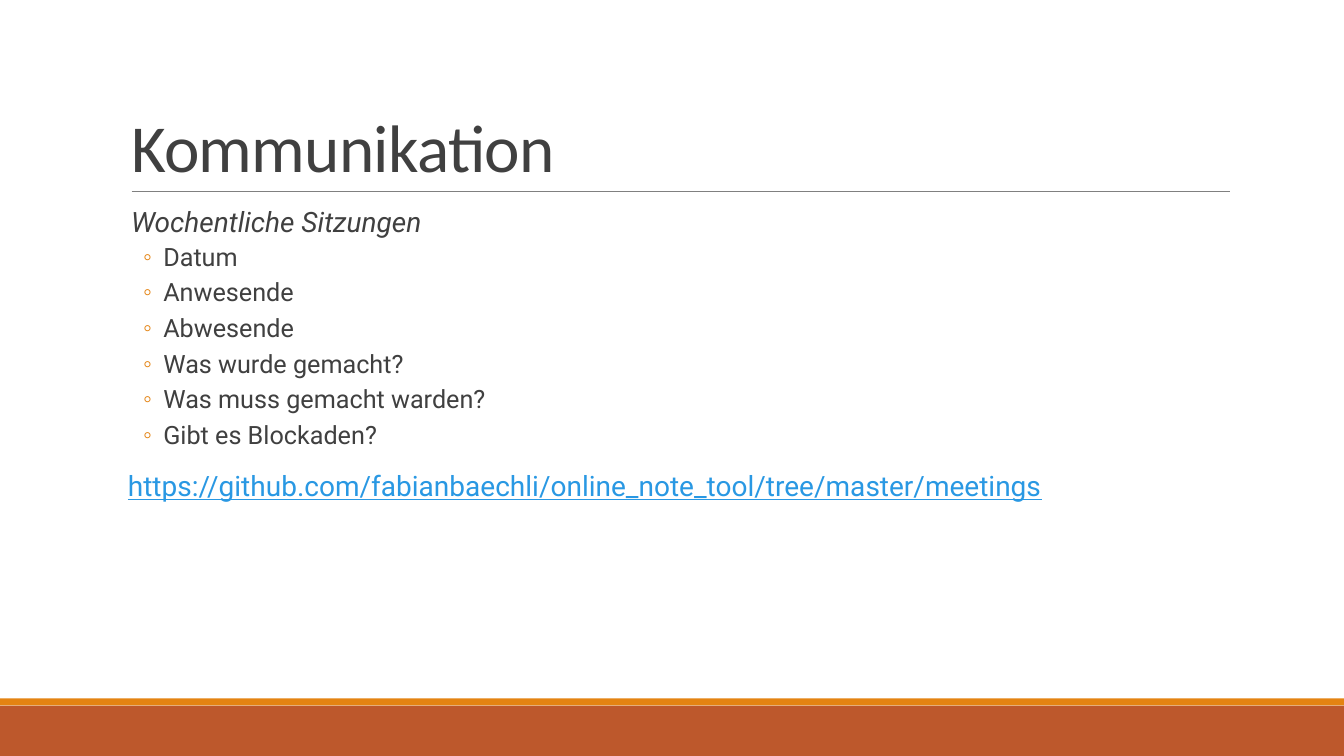
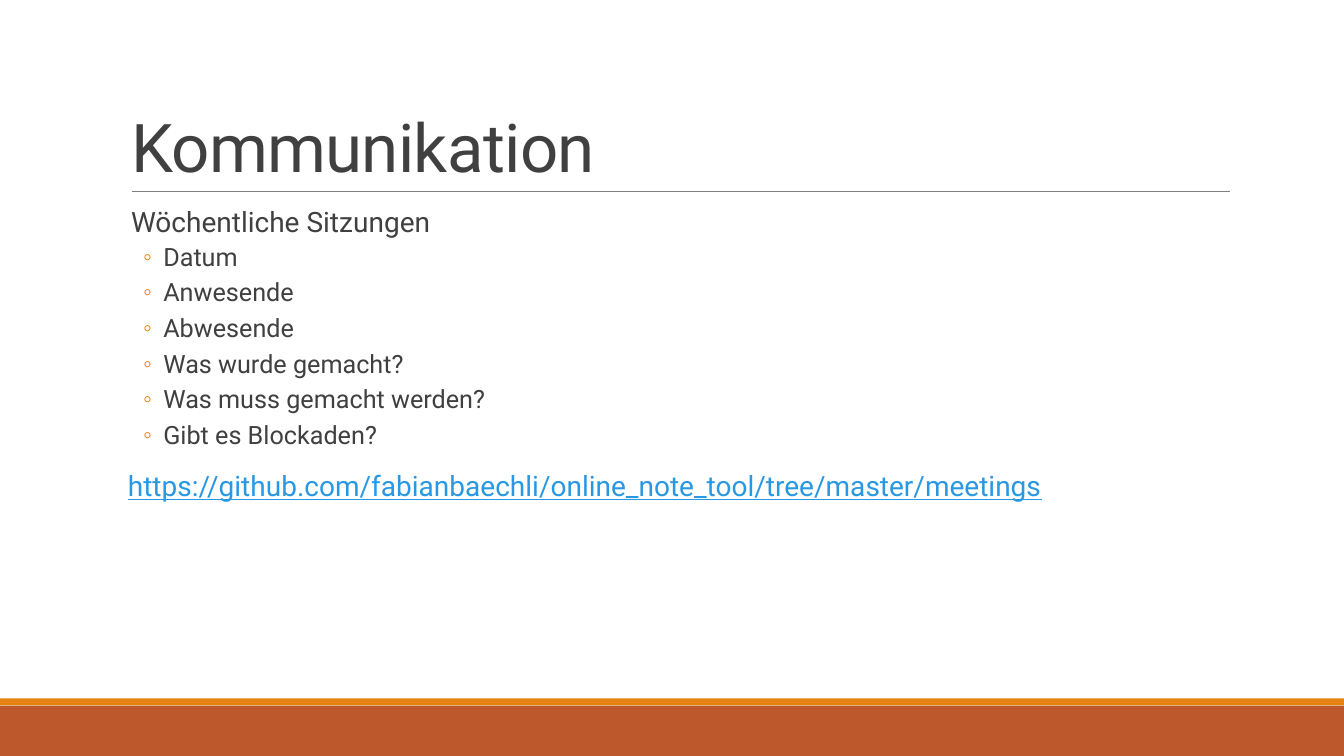
Before and after one commit to fabianbaechli/online_note_tool, a slide deck: slide 11 of Presentation/presentation_online_note_tool.pptx. Drawn at 1344x756 pixels with LibreOffice and Linux fonts; fonts in the diff are those of the drawing. Boxes give left, top, right and bottom in pixels: in the first picture for what was removed or moved away, otherwise in the second. Text is boxed around its words. In the diff, an @@ line names an element or a change of style, - is before the commit and + after.

```diff
--- a/Presentation/presentation_online_note_tool.pptx
+++ b/Presentation/presentation_online_note_tool.pptx
@@ title "Kommunikation" at box(131, 121, 595, 173): font Calibri to Roboto @@
@@ text at box(131, 211, 431, 238): text changed; italic off @@
-  Wochentliche Sitzungen
+  Wöchentliche Sitzungen
@@ text at box(163, 389, 485, 414): text changed @@
-  ◦ Was muss gemacht warden?
+  ◦ Was muss gemacht werden?
```
Also in this commit, not shown: 14 other slides changed, 1 slide added.
